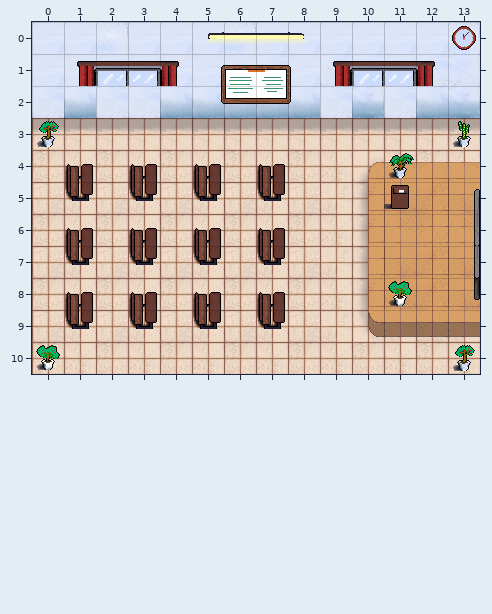
An edit to a level. Tiled map, love2dTest/maps/tileSet.tmx. Above is the file before it was changed.
Cells are 32x32 px. Shown: x 0..13, y 0..10. Tiles whose own drawing changed are shown in their newer look in all pictures. The old version is drawn lined up with the new one.
The same view after the edit:
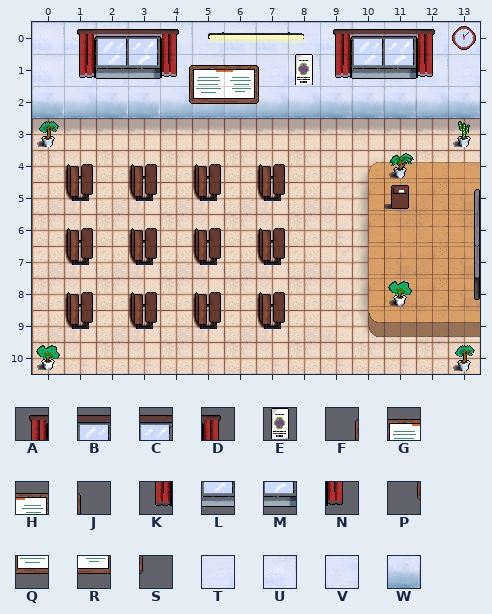
Key: from "tileSet": A 62, B 63, C 64, D 65, E 73, F 75, G 76, H 77, J 78, K 93, L 94, M 95, N 96, P 106, Q 107, R 108, S 109, T 254, U 255, V 285, W 286.
_ is an empty cell.
Tiles of an added or newly shown layer are drawn over the layers below it.
Difference:
map size 30x30 -> 14x11 cells
Layer "Base Floor":
y 1: x 1..3 ___ -> TTU
y 2: x 1..6 ______ -> TTTTTU
Layer "Floor and Wall Objects":
y 1: x 1..4 ____ -> UUUU
y 2: x 0..4 _____ -> TTTUU
Layer "Base Wall":
y 0: x 1 T -> U; x 4 T -> U; x 9 T -> U
y 1: x 5 T -> U; x 7..12 VTVVTV -> TUTTUU
y 2: x 0 V -> W; x 2..3 VV -> WW; x 9 V -> W; x 11 V -> W
Layer "Windows" (added):
y 0: x 1..4 ____ -> ABCD; x 9..12 ____ -> ABCD
y 1: x 1..4 ____ -> KLMN; x 9..12 ____ -> KLMN
Layer "Wall Objects":
y 1: x 1..12 ABCDFGHJABCD -> ___FGHJE____
y 2: x 4..8 _PQRS -> PQRS_
Boxes around the changes in both pictures, in picture pixels (x1, y1, x2, y2):
changed: (32, 22, 448, 118)
